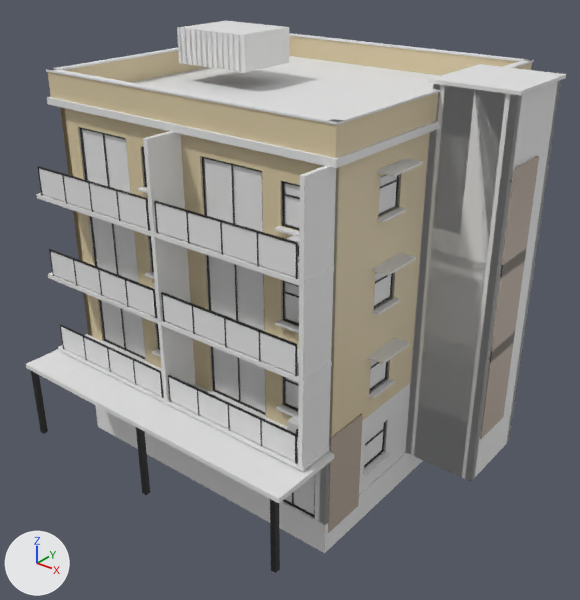
A saved change to the glTF model godot/assets/buildings/apartment_12x12_4.glb.
Rendered twice from a 50 mm lens placed at (18.4, -23.4, 18.8), pointed at (1.2, -1.9, 5.5). The lights are fixed; the arrows at lower left show +X, +Y and +Z. The picture after the commit comes second. Vertices at exactly the same position are counted once.

Objects in the first picture: 'apartment_12x12_4'.
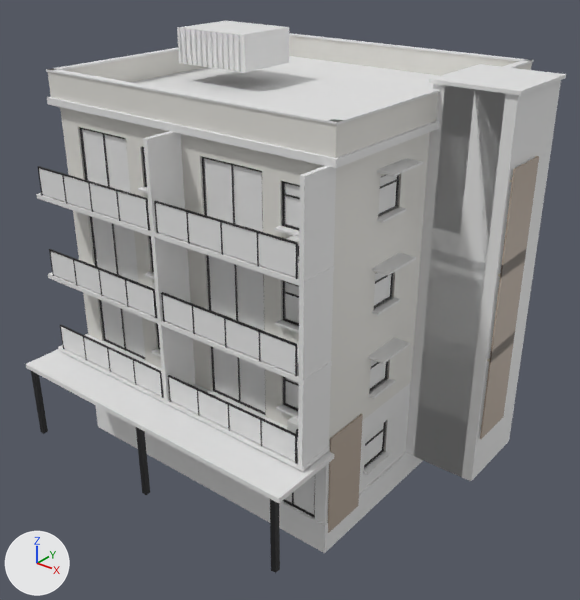
Diff of the bpy script that builds the scene:
```diff
--- a/godot/assets/buildings/apartment_12x12_4.glb.py
+++ b/godot/assets/buildings/apartment_12x12_4.glb.py
@@ me_cube @@
 # used by ob_apartment_12x12_4; location = (0.0, 0.0, 0.0)
-me_cube.from_pydata(...)  # 6140 vertices, 10822 faces; spans x -6.6..8.9, y -8.8..6.6, z -1.2..14.8
+me_cube.from_pydata(...)  # 5996 vertices, 10566 faces; spans x -6.6..8.9, y -8.8..6.6, z -1.2..14.8
+# me_cube part 1: 56 vertices moved within x -5.6..5.5, y -7.2..5.9, z 0.0..9.9; 52 vertices removed from x -5.8..8.6, y -7.3..6.0, z 0.0..14.0; 52 vertices added at x -5.8..8.6, y -7.3..5.8, z 0.0..14.0
+# me_cube part 2: 1271 kept faces spanning x -6.2..8.9, y -6.2..6.2, z -0.4..13.7 get new vertex colours; the middle colour goes from beige #f3e1b8 to white #f9f7f1
+# other edits to the shape of me_cube do not show in these pictures
 me_cube.materials.append(mat_kit)
```

Location of each change, [x1, y1, x2, y2] in pixels of the pictures (580 x 600 px; the box of a moved part takes in the faces that stretch with it):
part 1 of me_cube, moved or reshaped (mostly hidden)
    before: [60, 84, 518, 525]
    after: [122, 271, 315, 517]
part 2 of me_cube, recoloured (beige to white)
    both: [48, 36, 532, 446]
